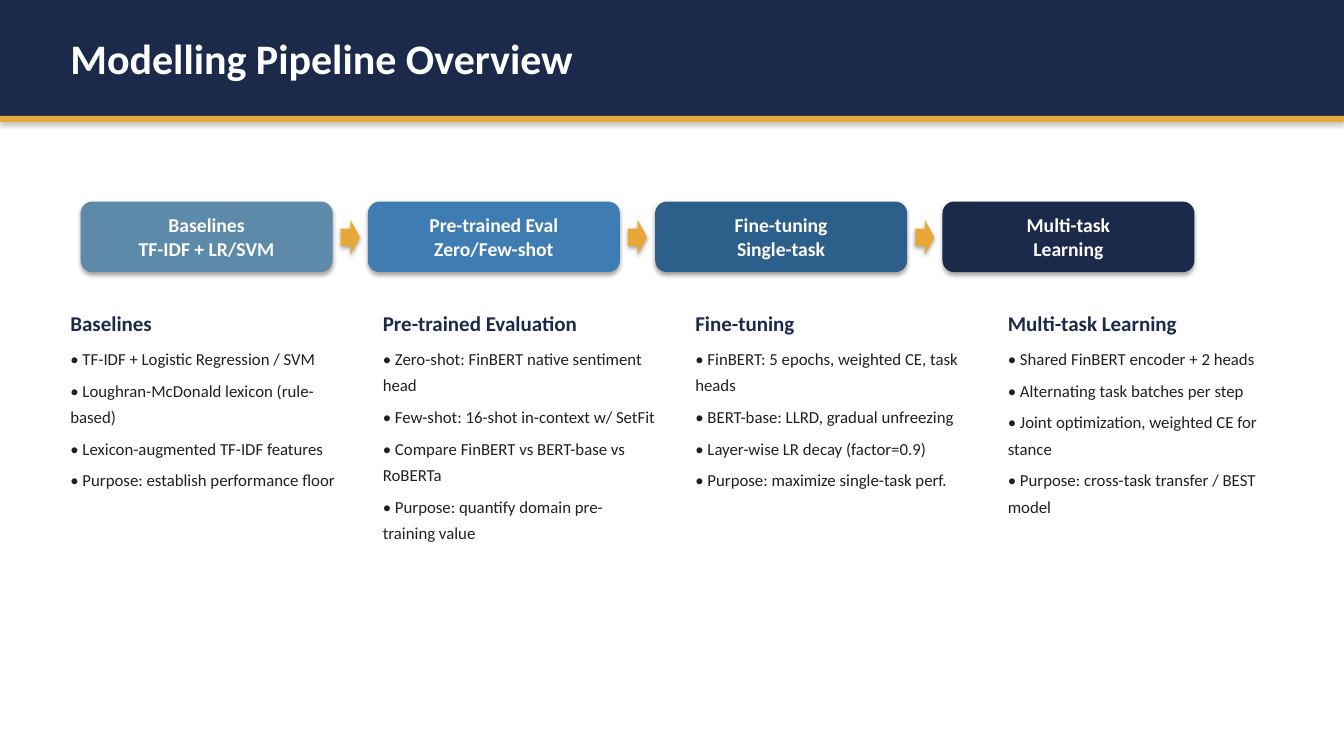
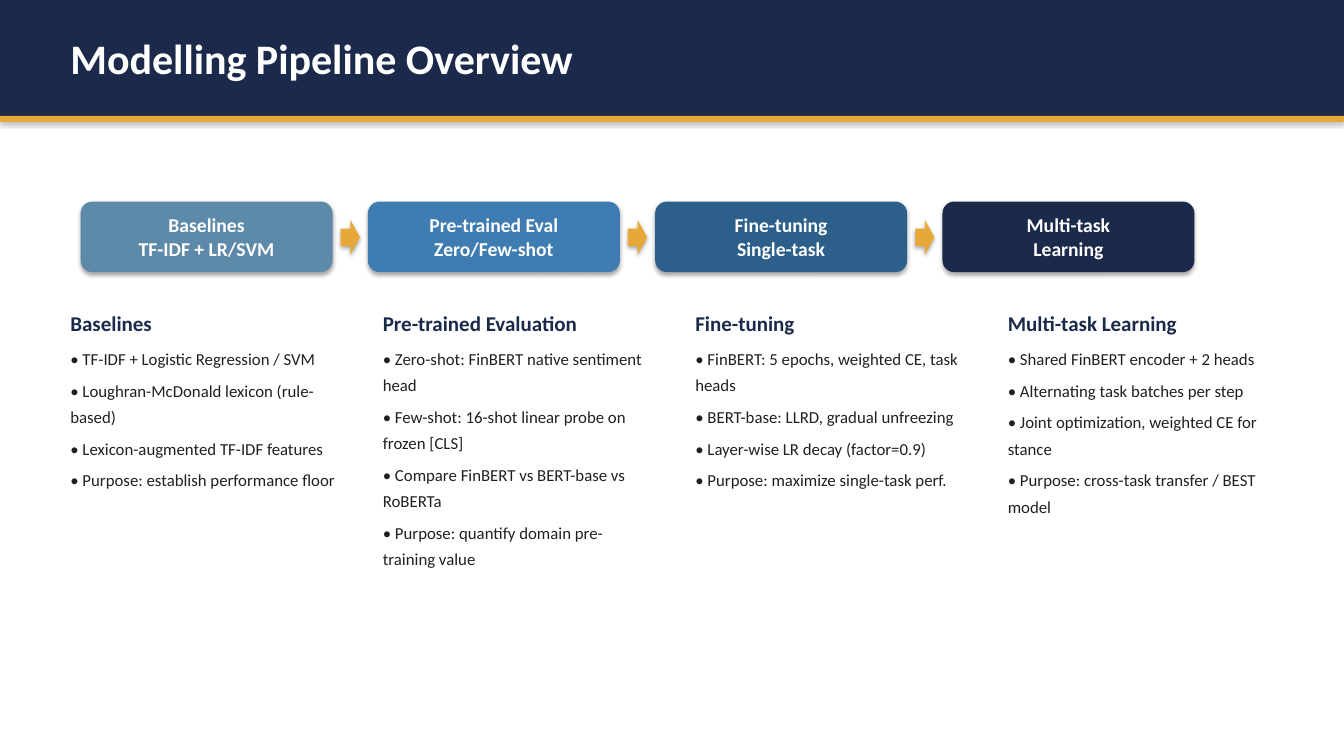
Before and after one commit to LouisNguyen1409/financial-nlp-stance-sentiment, a slide deck: slide 6 of presentation/COMP6713_Financial_NLP.pptx. Drawn at 1344x756 pixels with LibreOffice and Linux fonts; fonts in the diff are those of the drawing. Boxes give left, top, right and bottom in pixels: in the first picture for what was removed or moved away, otherwise in the second. Text is boxed around its words. In the diff, an @@ line names an element or a change of style, - is before the commit and + after.

```diff
--- a/presentation/COMP6713_Financial_NLP.pptx
+++ b/presentation/COMP6713_Financial_NLP.pptx
@@ text at <box>383,411,626,452</box>: text changed @@
-• Few-shot: 16-shot in-context w/ SetFit
+• Few-shot: 16-shot linear probe on frozen [CLS]
```
Also in this commit, not shown: 7 other slides changed, 29 other files.
